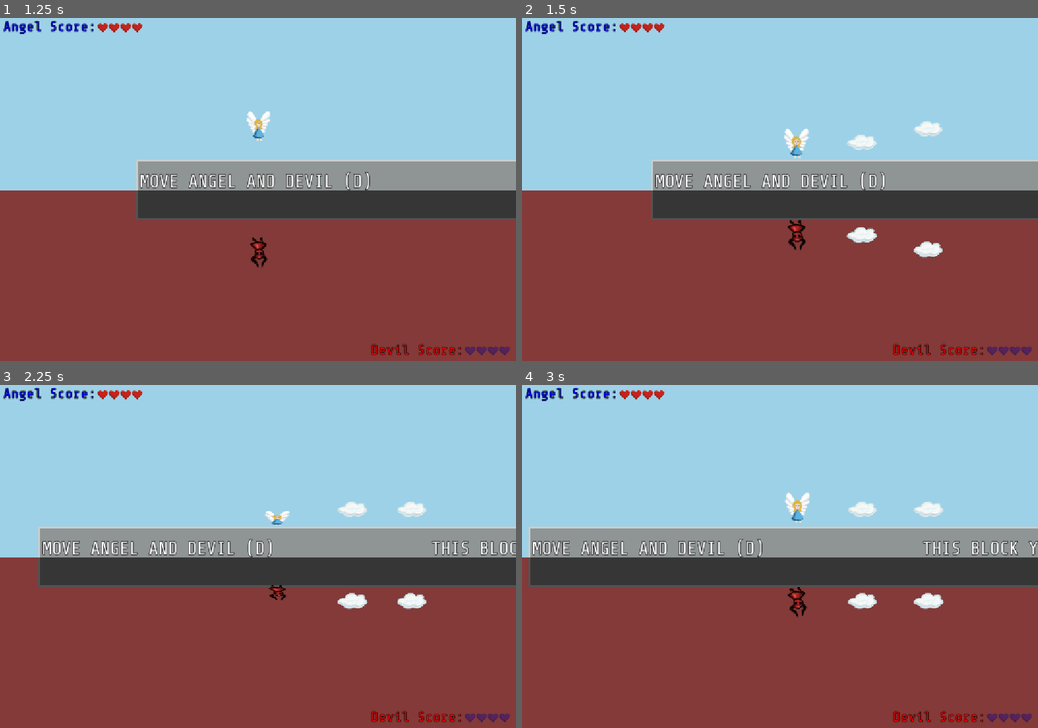
Above: before the commit, frames 1-4 (two rows, left to right).
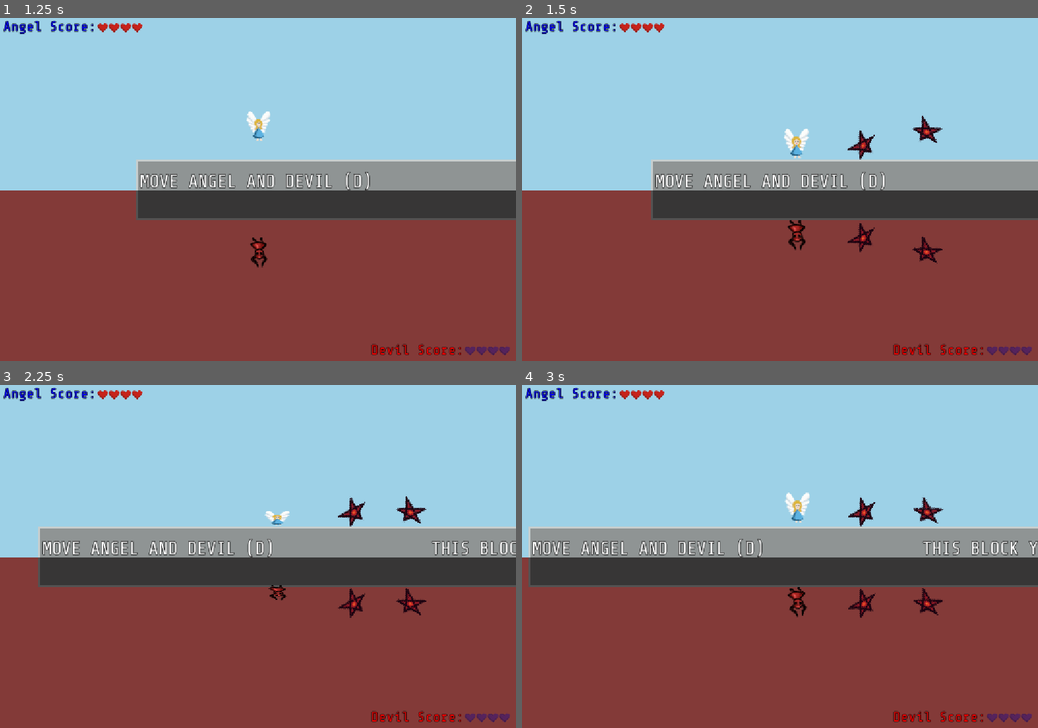
Above: after the commit, the same moments.

Repository: ang-vil/angvil
Game: Godot game, scene res://scenes/menu.tscn
The game is run twice, just before and just after one commit, with the same random seed, the same clock (stepped at 60 frames per second) and the same inputs.
Inputs:
- Up to frame 1 (1.25 s): click "run game" at 0.5 s
- Up to frame 2 (1.5 s): tap Space (shoot) at 1.25, 1.35 s; hold Right (key_right) from 1.28 s (still down)
- Up to frame 3 (2.25 s): tap Enter (ui_accept) at 1.52 s; tap Space (shoot) at 2, 2.1 s; release Right (key_right) at 2.03 s; hold Down (key_down) from 2.03 s (still down)
- Up to frame 4 (3 s): tap Enter (ui_accept) at 2.27 s; tap Space (shoot) at 2.75, 2.85 s; release Down (key_down) at 2.78 s; hold Right (key_right) from 2.78 s (still down)

Frame 1 is identical in both runs. In frame 2, 1.0% of the frame differs, in the area x 62-82%, y 28-72%; in frame 3, 1.0%, in the area x 65-83%, y 32-68%; in frame 4, 1.0%.

Commit message:
throw pentagrams instead of clouds and let them rotate

Diff:
--- a/scenes/bullet.tscn
+++ b/scenes/bullet.tscn
@@ -1,19 +1,41 @@
-[gd_scene load_steps=4 format=2]
+[gd_scene load_steps=5 format=2]
 
-[ext_resource path="res://assets/cloud_heaven.png" type="Texture" id=1]
+[ext_resource path="res://assets/tile_map.png" type="Texture" id=1]
 [ext_resource path="res://scripts/bullet.gd" type="Script" id=2]
 
 [sub_resource type="RectangleShape2D" id=1]
 extents = Vector2( 16, 8.5 )
 
+[sub_resource type="Animation" id=2]
+resource_name = "rotate"
+length = 0.5
+tracks/0/type = "value"
+tracks/0/path = NodePath("Sprite:rotation_degrees")
+tracks/0/interp = 1
+tracks/0/loop_wrap = true
+tracks/0/imported = false
+tracks/0/enabled = true
+tracks/0/keys = {
+"times": PoolRealArray( 0.1, 0.2, 0.3, 0.4 ),
+"transitions": PoolRealArray( 1, 1, 1, 1 ),
+"update": 0,
+"values": [ 90.0, 180.0, 270.0, 360.0 ]
+}
+
 [node name="bullet" type="Area2D"]
 script = ExtResource( 2 )
 
 [node name="Sprite" type="Sprite" parent="."]
+rotation = 6.28319
 texture = ExtResource( 1 )
+region_enabled = true
+region_rect = Rect2( 320, 32, 32, 32 )
 
 [node name="CollisionShape2D" type="CollisionShape2D" parent="."]
 position = Vector2( 0, -1.5 )
 shape = SubResource( 1 )
 
+[node name="AnimationPlayer" type="AnimationPlayer" parent="."]
+anims/rotate = SubResource( 2 )
+
 [connection signal="body_entered" from="." to="." method="_on_bullet_body_entered"]
--- a/scripts/bullet.gd
+++ b/scripts/bullet.gd
@@ -2,6 +2,9 @@
 
 var vars = preload("res://scripts/constants.gd")
 var direction
+
+func _ready():
+	$AnimationPlayer.play("rotate")
 
 func _physics_process(delta):
 	if direction.x > 0:
